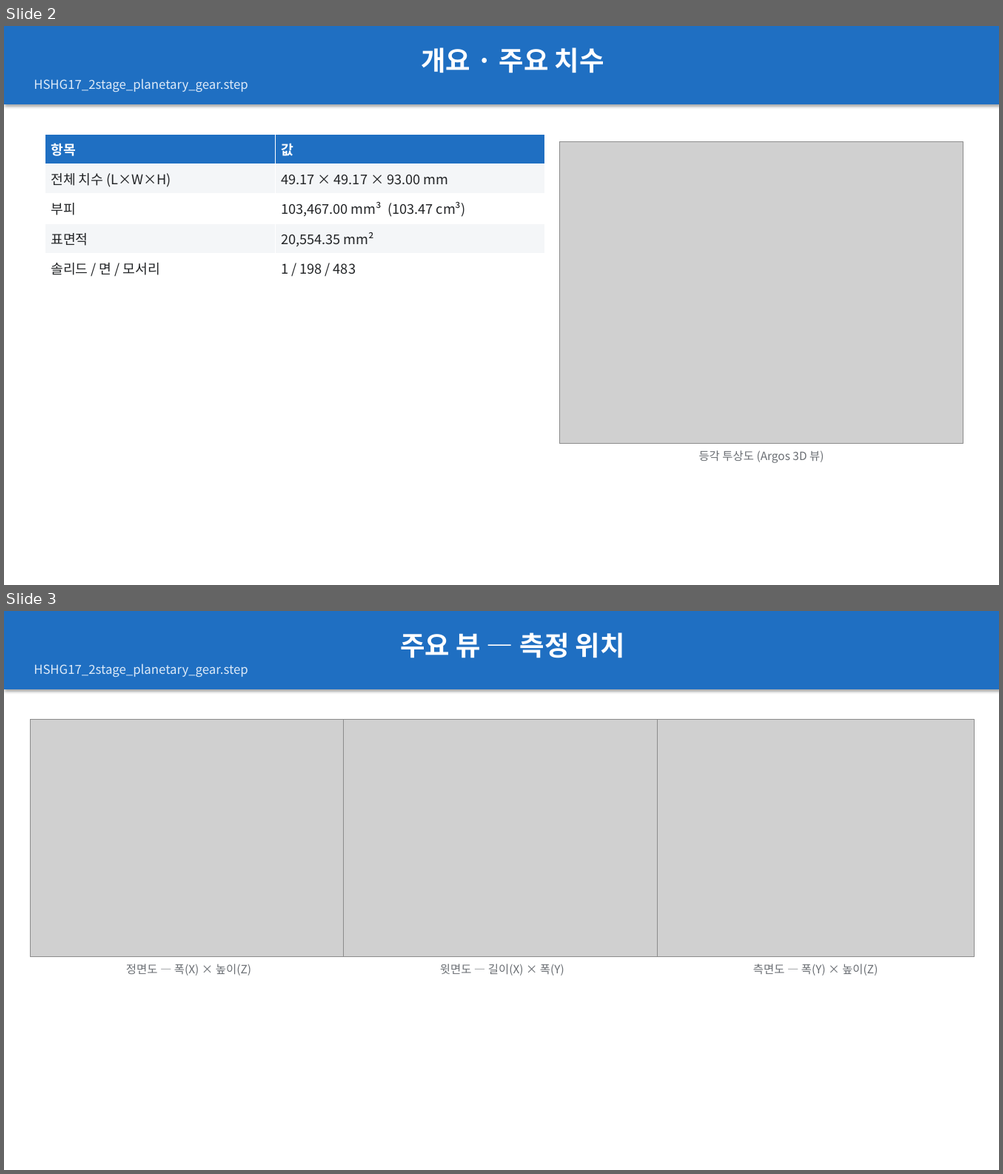
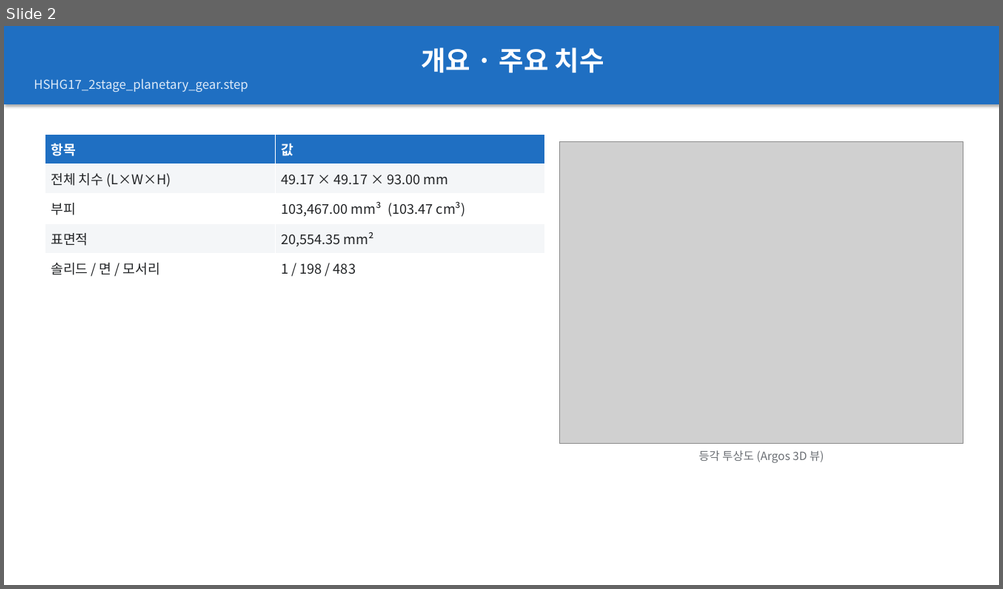
Before and after one commit to Seobuk/Argos, a slide deck: examples/planetary_gear/report/HSHG17_2stage_planetary_gear_report.pptx. Shown one above the other, each under a label of ours: slides 2 and 3 before the commit, slide 2 after it. The pictures are 1003x1174 and 1003x589 pixels, drawn with LibreOffice and Linux fonts; fonts in the diff are those of the drawing; grey boxes stand for pictures. Boxes give left, top, right and bottom in pixels: in the first picture for what was removed or moved away, otherwise in the second. Text is boxed around its words. In the diff, an @@ line names an element or a change of style, - is before the commit and + after.

```diff
--- a/examples/planetary_gear/report/HSHG17_2stage_planetary_gear_report.pptx
+++ b/examples/planetary_gear/report/HSHG17_2stage_planetary_gear_report.pptx
@@ slide 3 removed at (4,611,999,1170), background #FFFFFF @@
@@ rectangle removed at (4,611,999,689) @@
-주요 뷰 — 측정 위치
-HSHG17_2stage_planetary_gear.step
@@ picture removed at (30,719,347,957) @@
@@ picture removed at (344,719,660,957) @@
@@ picture removed at (657,719,974,957) @@
@@ text removed at (126,964,251,976) @@
-정면도 — 폭(X) × 높이(Z)
@@ text removed at (440,964,564,976) @@
-윗면도 — 길이(X) × 폭(Y)
@@ text removed at (753,964,877,976) @@
-측면도 — 폭(Y) × 높이(Z)
```
Also in this commit, not shown: 1 slide added, 6 other files.
